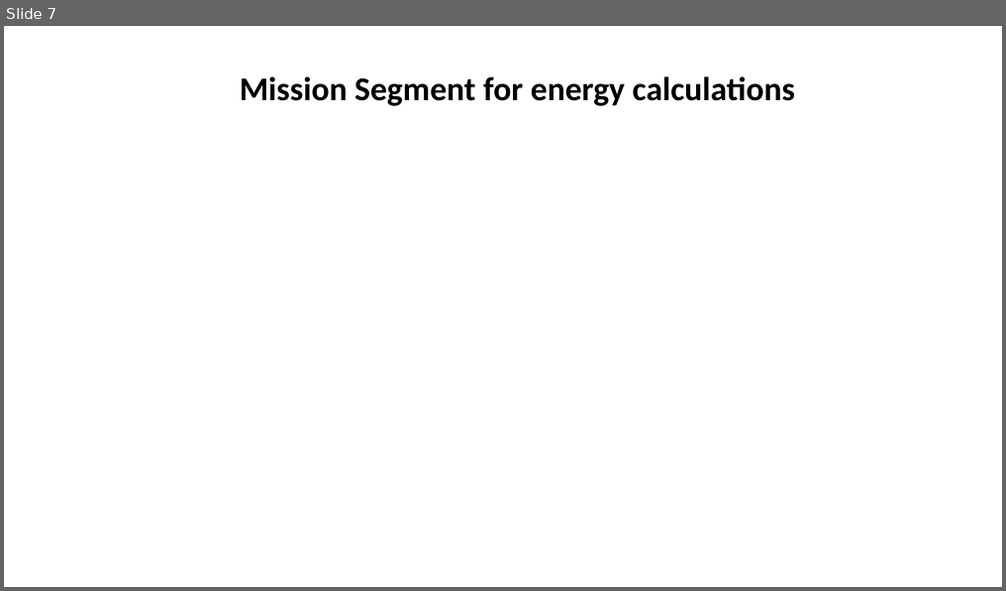
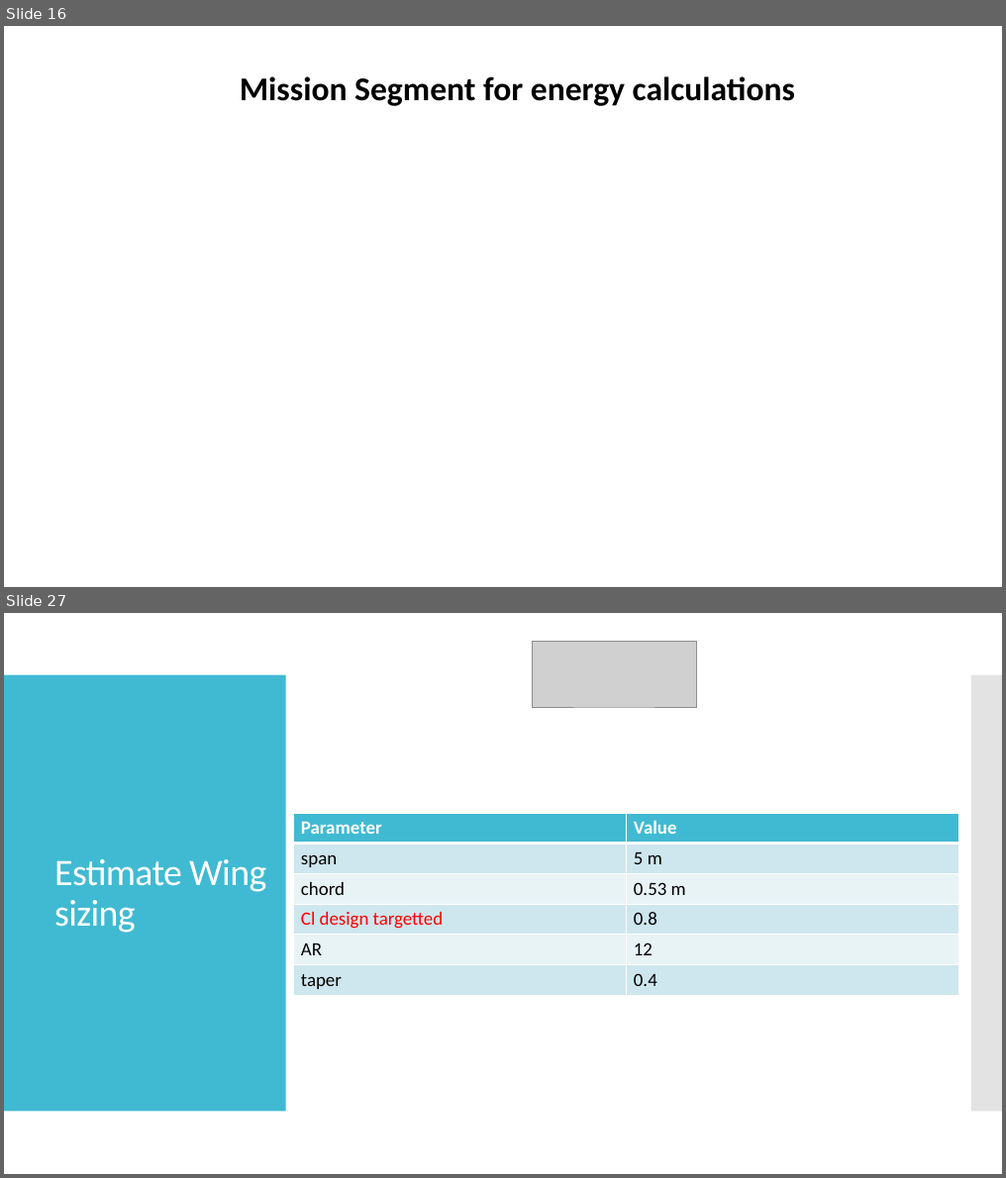
Before and after one commit to s-ritwik/VFS_IIT_KANPUR, a slide deck: BEMT_results/VFS performance validation.pptx. Shown one above the other, each under a label of ours: slide 7 before the commit, slides 16 and 27 after it; the slides between them are not shown. The pictures are 1006x591 and 1006x1178 pixels, drawn with LibreOffice and Linux fonts; fonts in the diff are those of the drawing; grey boxes stand for pictures; background and template pictures are left out. Boxes give left, top, right and bottom in pixels: in the first picture for what was removed or moved away, otherwise in the second. Text is boxed around its words. In the diff, an @@ line names an element or a change of style, - is before the commit and + after.

```diff
--- a/BEMT_results/VFS performance validation.pptx
+++ b/BEMT_results/VFS performance validation.pptx
@@ slide 27 added at (4,613,1002,1174), background #FFFFFF @@
@@ picture added at (533,642,696,707) @@
@@ rectangle added at (4,675,286,1112), fill #40BAD2 @@
@@ rectangle added at (971,675,1002,1112), fill #C8C8C8 at 50% opacity @@
@@ table added at (294,813,958,994), 6 rows, 2 columns @@
+Parameter | Value
+span | 5 m
+chord | 0.53 m
+Cl design targetted | 0.8
+AR | 12
+taper | 0.4
@@ title added at (54,860,266,933), 36 pt, text #FFFFFF @@
+Estimate Wing sizing
@@ what was slide 7 is now slide 16 @@
```
Also in this commit, not shown: 3 slides changed, 19 other slides added, 4 slides removed, 3 other files.
